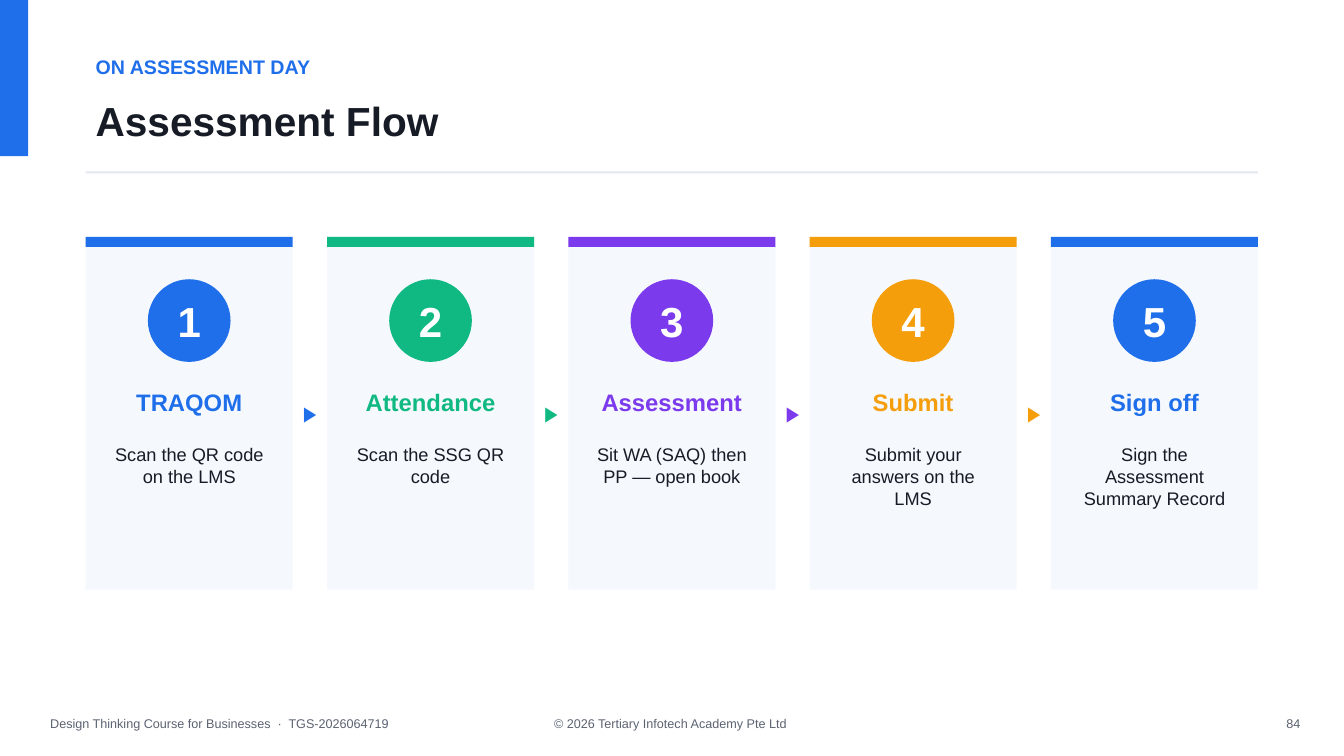
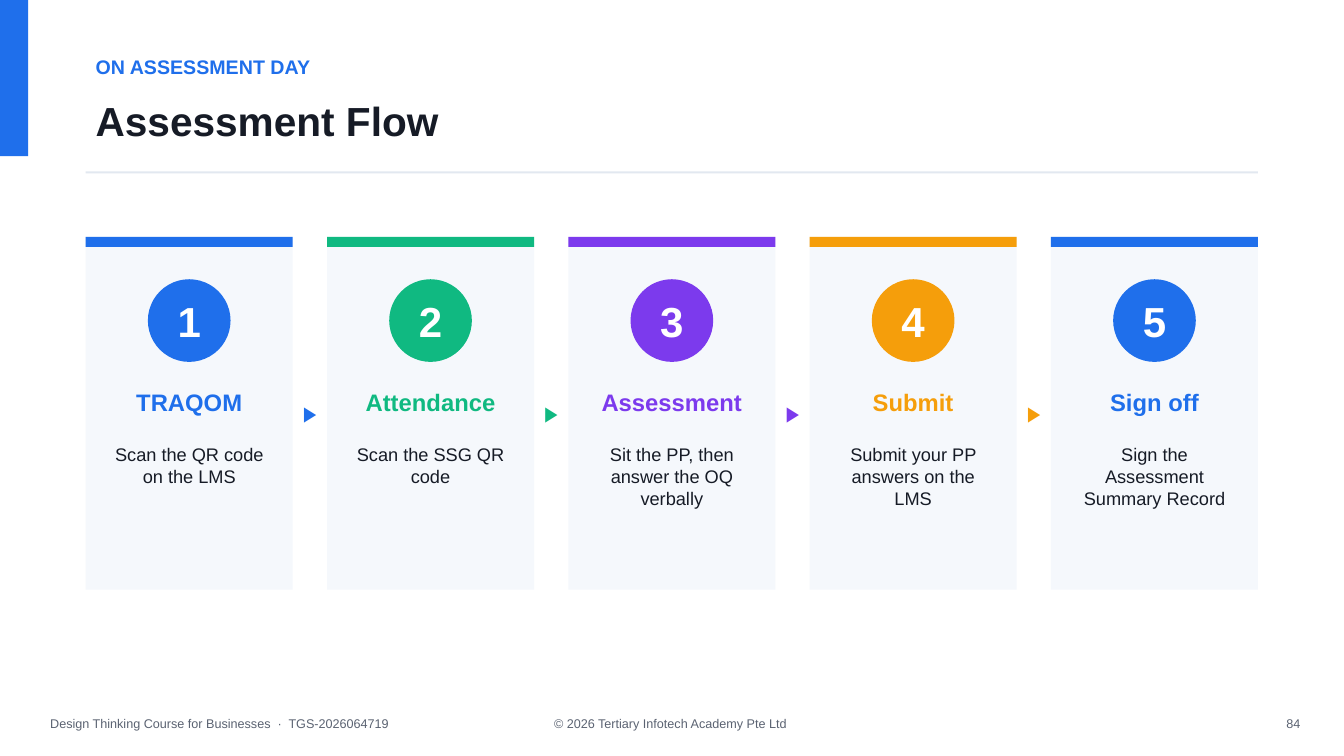
Before and after one commit to tertiarycourses/TGS-2026064719-Design-Thinking-Course-for-Businesses, a slide deck: slide 85 of courseware/Design Thinking Course for Businesses-v15.0.pptx. Drawn at 1344x756 pixels with LibreOffice and Linux fonts; fonts in the diff are those of the drawing. Boxes give left, top, right and bottom in pixels: in the first picture for what was removed or moved away, otherwise in the second. Text is boxed around its words. In the diff, an @@ line names an element or a change of style, - is before the commit and + after.

```diff
--- a/courseware/Design Thinking Course for Businesses-v15.0.pptx
+++ b/courseware/Design Thinking Course for Businesses-v15.0.pptx
@@ text at (610,447,733,509): text changed @@
-Sit WA (SAQ) then PP — open book
+Sit the PP, then answer the OQ verbally
@@ text at (850,447,976,505): text changed @@
-Submit your answers on the LMS
+Submit your PP answers on the LMS
```
Also in this commit, not shown: 3 other slides changed, 35 other files.
